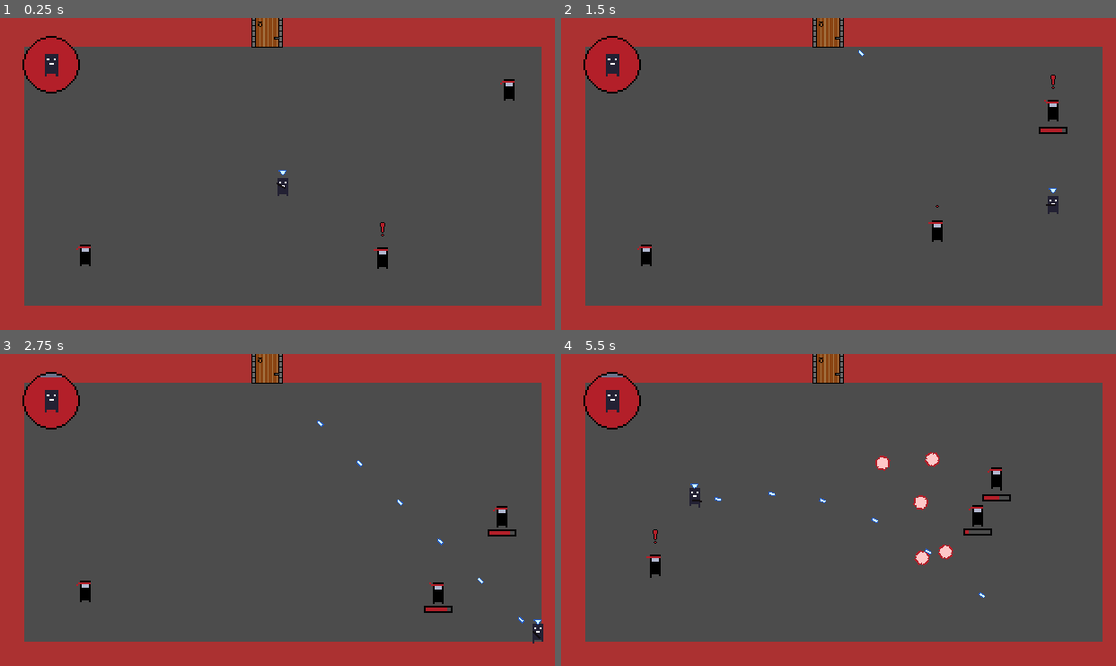
Above: before the commit, frames 1-4 (two rows, left to right).
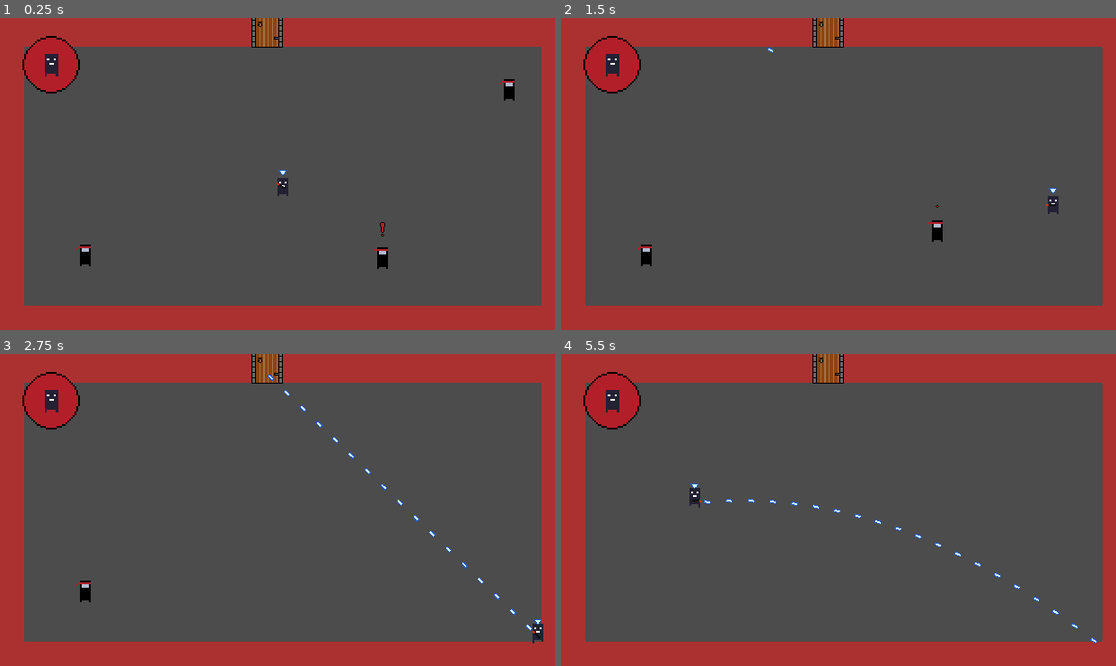
Above: after the commit, the same moments.

Repository: Mat12143/DreamOut
Game: Godot game, scene res://World.tscn
Same seed, same stepped clock (60 frames per second), same inputs: the game is played once before the commit and once after it.
Inputs (mouse positions are in pixels of both pictures, inside the frame that each line leads up to):
- Up to frame 1 (0.25 s): no input
- Up to frame 2 (1.5 s): tap Enter at 0.5, 0.8, 1.35 s; move the mouse to (971, 164) at 0.52 s; press the mouse at (971, 164) at 0.53 s; hold Right (ui_right) 0.53-1.28 s; move the mouse to (727, 195) at 1.27 s; release the mouse at (727, 195) at 1.28 s; hold Down (ui_down) from 1.28 s (still down)
- Up to frame 3 (2.75 s): click (166, 531) at 1.55 s; move the mouse to (338, 444) at 2.02 s; release Down (ui_down) at 2.03 s; press the mouse at (338, 444) at 2.03 s; hold Right (ui_right) from 2.03 s (still down); tap Enter at 2.3 s
- Up to frame 4 (5.5 s): move the mouse to (816, 581) at 2.77 s; release Right (ui_right) at 2.78 s; release the mouse at (816, 581) at 2.78 s; hold Up (ui_up) 2.78-3.53 s; tap Enter at 2.85, 3.8, 4.35, 5.3 s; click (816, 581) at 3.05 s; move the mouse to (1016, 563) at 3.52 s; press the mouse at (1016, 563) at 3.53 s; hold Left (ui_left) 3.53-5.03 s; tap Escape at 4.15 s; move the mouse to (672, 466) at 4.27 s; release the mouse at (672, 466) at 4.28 s; click (672, 466) at 4.55 s; move the mouse to (871, 516) at 5.02 s; press the mouse at (871, 516) at 5.03 s; hold Down (ui_down) from 5.03 s (still down)

The runs differ from the first frame. In frame 1, less than 0.1% of the frame differs, in the area x 49-51%, y 52-54%; in frame 2, 0.3%; in frame 3, 0.8%; in frame 4, 1.5%, in the area x 7-97%, y 6-93%.

Commit message:
Aggiunge LE ARMI, gli SPRITE per le armi, organizza meglio alcuni script e altro

Diff:
--- /dev/null
+++ b/ChatBox.tscn
@@ -0,0 +1,49 @@
+[gd_scene load_steps=3 format=2]
+
+[ext_resource path="res://scripts/ChatBox.gd" type="Script" id=1]
+[ext_resource path="res://sprites/theme_of_themes.tres" type="Theme" id=2]
+
+[node name="ChatBox" type="Control"]
+margin_left = 32.0
+margin_top = 104.0
+margin_right = 256.0
+margin_bottom = 216.0
+rect_scale = Vector2( 0.5, 0.5 )
+theme = ExtResource( 2 )
+script = ExtResource( 1 )
+__meta__ = {
+"_edit_group_": true,
+"_edit_use_anchors_": false
+}
+
+[node name="VBoxContainer" type="VBoxContainer" parent="."]
+margin_top = -16.0
+margin_right = 224.0
+margin_bottom = 112.0
+__meta__ = {
+"_edit_use_anchors_": false
+}
+
+[node name="ChatLog" type="RichTextLabel" parent="VBoxContainer"]
+margin_right = 224.0
+margin_bottom = 96.0
+size_flags_horizontal = 3
+size_flags_vertical = 3
+bbcode_enabled = true
+scroll_active = false
+scroll_following = true
+__meta__ = {
+"_edit_use_anchors_": false
+}
+
+[node name="LineEdit" type="LineEdit" parent="VBoxContainer"]
+margin_top = 100.0
+margin_right = 224.0
+margin_bottom = 128.0
+size_flags_horizontal = 3
+placeholder_text = "Yo we got chat in here :)"
+placeholder_alpha = 0.251
+
+[node name="ChatSweeper" type="Timer" parent="VBoxContainer"]
+
+[connection signal="text_entered" from="VBoxContainer/LineEdit" to="." method="_on_LineEdit_text_entered"]
--- a/World.tscn
+++ b/World.tscn
@@ -8,6 +8,7 @@
 [ext_resource path="res://sprites/PlayerPortrait.png" type="Texture" id=6]
 [ext_resource path="res://scripts/GlobalEventManager.gd" type="Script" id=7]
 [ext_resource path="res://scripts/HUD.gd" type="Script" id=8]
+[ext_resource path="res://scripts/saveManager.gd" type="Script" id=9]
 
 [node name="World" type="YSort"]
 
@@ -18,7 +19,6 @@
 position = Vector2( 160, 91 )
 acceleration = 650
 max_speed = 150
-friction = 1000
 
 [node name="AudioStreamPlayer" type="AudioStreamPlayer" parent="."]
 stream = ExtResource( 4 )
@@ -69,10 +69,14 @@
 [node name="GlobalEventManager" type="Node2D" parent="."]
 script = ExtResource( 7 )
 
+[node name="Node2D" type="Node2D" parent="."]
+script = ExtResource( 9 )
+
 [node name="Camera2D" type="Camera2D" parent="."]
 position = Vector2( 160, 90 )
 current = true
 
+[connection signal="messageEntered" from="GlobalEventManager" to="GlobalEventManager" method="_on_GlobalEventManager_messageEntered"]
 [connection signal="playerHit" from="GlobalEventManager" to="Player" method="_on_GlobalEventManager_playerHit"]
 [connection signal="playerHit" from="GlobalEventManager" to="HUD" method="_on_GlobalEventManager_playerHit"]
 [connection signal="upgradePickedUp" from="GlobalEventManager" to="GlobalEventManager" method="_on_GlobalEventManager_upgradePickedUp"]
--- a/scenes/Bullet.tscn
+++ b/scenes/Bullet.tscn
@@ -8,7 +8,6 @@
 
 [node name="Bullet" type="Area2D"]
 script = ExtResource( 2 )
-speed = 750
 
 [node name="Sprite" type="Sprite" parent="."]
 rotation = 1.5708
--- a/scenes/Player.tscn
+++ b/scenes/Player.tscn
@@ -3,7 +3,7 @@
 [ext_resource path="res://sprites/Player/giuratore_walk.png" type="Texture" id=1]
 [ext_resource path="res://scripts/Player.gd" type="Script" id=2]
 [ext_resource path="res://scenes/Bullet.tscn" type="PackedScene" id=3]
-[ext_resource path="res://sprites/Bullets/gun.png" type="Texture" id=4]
+[ext_resource path="res://sprites/Bullets/gunsheet.png" type="Texture" id=4]
 [ext_resource path="res://scripts/GunPoint.gd" type="Script" id=5]
 [ext_resource path="res://sfx/projectilehit.wav" type="AudioStream" id=6]
 [ext_resource path="res://sprites/Bullets/playerPointer.png" type="Texture" id=7]
@@ -46,6 +46,8 @@
 
 [node name="Player" type="KinematicBody2D" groups=["Player", "friendlyProjectilesPassThrough"]]
 script = ExtResource( 2 )
+acceleration = 0
+max_speed = 1
 fireDelay = 0.08
 Bullet = ExtResource( 3 )
 
@@ -65,10 +67,33 @@
 position = Vector2( 0, 3 )
 scale = Vector2( 0.5, 0.5 )
 texture = ExtResource( 4 )
+hframes = 6
 script = ExtResource( 5 )
 
 [node name="Position2D" type="Position2D" parent="Gun"]
+visible = false
 position = Vector2( 14, 0 )
+
+[node name="ShotGuns" type="Node2D" parent="Gun"]
+
+[node name="Position2D" type="Position2D" parent="Gun/ShotGuns"]
+position = Vector2( 16, -2 )
+
+[node name="Position2D2" type="Position2D" parent="Gun/ShotGuns"]
+position = Vector2( 16, 2 )
+rotation = 0.0872665
+
+[node name="Position2D3" type="Position2D" parent="Gun/ShotGuns"]
+position = Vector2( 16, 6 )
+rotation = 0.174533
+
+[node name="Position2D4" type="Position2D" parent="Gun/ShotGuns"]
+position = Vector2( 16, -6 )
+rotation = -0.0872665
+
+[node name="Position2D5" type="Position2D" parent="Gun/ShotGuns"]
+position = Vector2( 16, -10 )
+rotation = -0.174533
 
 [node name="FireDelayTimer" type="Timer" parent="."]
 one_shot = true
--- a/scenes/ais/BasicAI.tscn
+++ b/scenes/ais/BasicAI.tscn
@@ -8,7 +8,8 @@
 enum State {
 	PATROL,
 	ENGAGE,
-	SHOOT
+	SHOOT,
+	DEAD
 }
 
 signal state_changed(new_state)
@@ -48,6 +49,8 @@
 			if fireDelayTimer.is_stopped() and player != null and weapon != null:
 					fireDelayTimer.start(fireDelay) # - (0.1 * difficulty)
 					weapon.shoot(player)
+		State.DEAD:
+			pass
 		_:
 			print('unknown state!')
 
--- a/scenes/enemies/ninja.tscn
+++ b/scenes/enemies/ninja.tscn
@@ -6,26 +6,27 @@
 [ext_resource path="res://scenes/weapons/Fan3.tscn" type="PackedScene" id=4]
 [ext_resource path="res://sprites/healthRect.png" type="Texture" id=5]
 [ext_resource path="res://sfx/enemyHurt.wav" type="AudioStream" id=6]
-
-[sub_resource type="GDScript" id=2]
-script/source = "extends KinematicBody2D
-
-onready var AI = $AI
-onready var weapon = $Weapon
-export var maxHealth = 5
-var health = maxHealth
-
-func _ready():
-	AI.initialize(self, weapon)
-	$HPBar.value = 100
-
-func _process(delta):
-	if health < 0 or health == 0:
-		queue_free()
-"
+[ext_resource path="res://scripts/enemy.gd" type="Script" id=7]
 
 [sub_resource type="RectangleShape2D" id=1]
 extents = Vector2( 8, 8 )
+
+[sub_resource type="Animation" id=5]
+resource_name = "Death"
+tracks/0/type = "method"
+tracks/0/path = NodePath(".")
+tracks/0/interp = 1
+tracks/0/loop_wrap = true
+tracks/0/imported = false
+tracks/0/enabled = true
+tracks/0/keys = {
+"times": PoolRealArray( 0.2 ),
+"transitions": PoolRealArray( 1 ),
+"values": [ {
+"args": [ NodePath("") ],
+"method": "get_node"
+} ]
+}
 
 [sub_resource type="Animation" id=3]
 length = 0.001
@@ -59,7 +60,7 @@
 }
 
 [node name="Enemy" type="KinematicBody2D" groups=["mobs"]]
-script = SubResource( 2 )
+script = ExtResource( 7 )
 
 [node name="Sprite" type="Sprite" parent="."]
 texture = ExtResource( 1 )
@@ -73,6 +74,7 @@
 [node name="Weapon" parent="." instance=ExtResource( 4 )]
 
 [node name="AnimationPlayer" type="AnimationPlayer" parent="."]
+anims/Death = SubResource( 5 )
 anims/RESET = SubResource( 3 )
 anims/Walk = SubResource( 4 )
 
--- a/scenes/enemies/pyros_straight_from_hell.tscn
+++ b/scenes/enemies/pyros_straight_from_hell.tscn
@@ -5,30 +5,14 @@
 [ext_resource path="res://scenes/weapons/SupremeCalamitas.tscn" type="PackedScene" id=3]
 [ext_resource path="res://sprites/enemyBar.png" type="Texture" id=4]
 [ext_resource path="res://sprites/healthRect.png" type="Texture" id=5]
+[ext_resource path="res://scripts/enemy.gd" type="Script" id=6]
 [ext_resource path="res://sfx/enemyHurt.wav" type="AudioStream" id=7]
-
-[sub_resource type="GDScript" id=2]
-script/source = "extends KinematicBody2D
-
-onready var AI = $AI
-onready var weapon = $Weapon
-export var maxHealth = 100
-var health = maxHealth
-
-func _ready():
-	AI.initialize(self, weapon)
-	$HPBar.value = 100
-
-func _process(delta):
-	if health < 0 or health == 0:
-		queue_free()
-"
 
 [sub_resource type="RectangleShape2D" id=1]
 extents = Vector2( 8, 8 )
 
 [node name="Enemy" type="KinematicBody2D" groups=["mobs"]]
-script = SubResource( 2 )
+script = ExtResource( 6 )
 
 [node name="Sprite" type="Sprite" parent="."]
 scale = Vector2( 0.05, 0.05 )
--- a/scenes/enemies/trainingDummy.tscn
+++ b/scenes/enemies/trainingDummy.tscn
@@ -6,23 +6,7 @@
 [ext_resource path="res://scenes/ais/StaticAI.tscn" type="PackedScene" id=4]
 [ext_resource path="res://sprites/healthRect.png" type="Texture" id=5]
 [ext_resource path="res://sfx/enemyHurt.wav" type="AudioStream" id=6]
-
-[sub_resource type="GDScript" id=2]
-script/source = "extends KinematicBody2D
-
-onready var AI = $AI
-onready var weapon = $Weapon
-export var maxHealth = 5
-onready var health = maxHealth
-
-func _ready():
-	AI.initialize(self, weapon)
-	$HPBar.value = 100
-
-func _process(delta):
-	if health < 0 or health == 0:
-		queue_free()
-"
+[ext_resource path="res://scripts/enemy.gd" type="Script" id=7]
 
 [sub_resource type="RectangleShape2D" id=1]
 extents = Vector2( 8, 8 )
@@ -59,8 +43,7 @@
 }
 
 [node name="Enemy" type="KinematicBody2D" groups=["mobs"]]
-script = SubResource( 2 )
-maxHealth = 999999
+script = ExtResource( 7 )
 
 [node name="Sprite" type="Sprite" parent="."]
 texture = ExtResource( 1 )
--- a/scripts/Bullet.gd
+++ b/scripts/Bullet.gd
@@ -2,15 +2,22 @@
 
 export var speed = 1000
 var damage = 1
+var bulletType = false
 
 func _physics_process(delta):
 		position += transform.x * speed * delta
+
+func initialize(newDamage, newSpeed, newType):
+	damage = newDamage
+	speed = newSpeed
+	bulletType = newType
 
 func _on_Bullet_body_entered(body):
 
 		if body.is_in_group("mobs"):
 			if body.get_node("IFrameTimer").is_stopped():
-				body.get_node("IFrameTimer").start(0.1)
+				if bulletType != 2: # 2 = shotgun
+					body.get_node("IFrameTimer").start(0.1)
 				body.health -= damage
 				body.get_node("HPBar").show()
 				body.get_node("HPBar").value = (float(body.health) / body.maxHealth * 100)
@@ -24,4 +31,6 @@
 #		print(body.is_in_group("friendlyProjectilesPassThrough"))
 		if !body.is_in_group('friendlyProjectilesPassThrough'):
 #			$WallSound.play(0.0)
+			if bulletType == 4: # RPG
+				print("fai finta che sono esploso")
 			queue_free()
--- /dev/null
+++ b/scripts/ChatBox.gd
@@ -0,0 +1,37 @@
+extends Control
+
+onready var chatLog = get_node("VBoxContainer/ChatLog")
+onready var inputField = get_node("VBoxContainer/LineEdit")
+
+
+func _ready():
+	inputField.hide()
+
+func _input(event):
+	if event is InputEventKey:
+		if event.pressed and event.scancode == KEY_ENTER:
+			inputField.grab_focus()
+			inputField.show()
+			chatLog.show()
+			$VBoxContainer/ChatSweeper.start(10)
+		elif event.pressed and event.scancode == KEY_ESCAPE:
+			inputField.release_focus()
+			inputField.hide()
+
+
+func _on_LineEdit_text_entered(new_text):
+	if (new_text != ''):
+		print(new_text)
+		inputField.text = ''
+		get_tree().current_scene.get_node("GlobalEventManager").emit_signal("messageEntered", "Player", new_text)
+		inputField.release_focus()
+		inputField.hide()
+
+func _process(delta):
+	if $VBoxContainer/ChatSweeper.is_stopped():
+		chatLog.hide()
+		print("GIUR")
+
+
+func _on_GlobalEventManager_messageEntered():
+	$VBoxContainer/ChatSweeper.start(10)
--- a/scripts/GlobalEventManager.gd
+++ b/scripts/GlobalEventManager.gd
@@ -2,6 +2,7 @@
 
 signal playerHit
 signal upgradePickedUp
+signal messageEntered
 
 
 func _on_GlobalEventManager_upgradePickedUp(key, value):
@@ -9,3 +10,7 @@
 		"youSelected": key,
 		"howMuch": value
 	})
+
+
+func _on_GlobalEventManager_messageEntered(author, text):
+	get_tree().current_scene.get_node("HUD/ChatBox/VBoxContainer/ChatLog").bbcode_text += "\n[%s] %s" % [author, text]
--- a/scripts/HUD.gd
+++ b/scripts/HUD.gd
@@ -1,7 +1,5 @@
 extends CanvasLayer
 
 func _on_GlobalEventManager_playerHit(damage):
-	print('ASDDS')
 	var body = get_parent().get_node("Player")
-	print('ASDAS')
 	$PortraitAndHealth/Portrait/HPBar.value = (float(body.health) / body.maxHealth * 100)
--- a/scripts/Player.gd
+++ b/scripts/Player.gd
@@ -9,21 +9,73 @@
 var health = maxHealth
 onready var fireDelayTimer = $FireDelayTimer
 onready var rollDelayTimer = $RollDelayTimer
-#onready var IFrameTimer = $IFrameTimer
 
+enum Guns {
+	SMG, # 0
+	PISTOL, # 1
+	SHOTGUN, # 2
+	ROCKET, # 3
+	RIFLE, # 4
+	PYROS # 5, dev only
+}
 export (PackedScene) var Bullet
+
+var data = { # Questo verra' salvato
+	"damage": 0,
+	"fireRate": 0,
+	"projSpeed": 0,
+	"charSpeed": 0,
+	"autoFire": true,
+	"selectedGun": Guns.PYROS, # Viene salvato come numero (ENUM GUNS)
+	"name": "Player"
+}
+
+func _ready():
+	match data.selectedGun:
+		Guns.SMG:
+			data.damage = 1
+			data.fireRate = 0.2
+			data.projSpeed = 500
+		Guns.PISTOL:
+			data.damage = 0.5
+			data.fireRate = 0.00001
+			data.projSpeed = 500
+			data.autoFire = false
+		Guns.SHOTGUN:
+			data.damage = 0.7
+			data.fireRate = 1
+			data.projSpeed = 500
+		Guns.RIFLE:
+			data.damage = 4
+			data.fireRate = 1.5
+			data.projSpeed = 1500
+		Guns.PYROS:
+			data.damage = 100
+			data.fireRate = 0.000000001
+			data.projSpeed = 1500
+		_:
+			print("NO GUN FOUND")
+	$Gun.frame = data.selectedGun
+
+#		data.charSpeed
 
 var velocity = Vector2.ZERO
 onready var animationPlayer = $AnimationPlayer
 
 func shoot():
-	var b = Bullet.instance()
-	owner.add_child(b)
-	b.transform = $Gun/Position2D.global_transform
-#	print()
-#	b.rotation += rand_range(0.2, -0.2)
-	$ShootSound.play()
-
+	if data.selectedGun != Guns.SHOTGUN:
+		var b = Bullet.instance()
+		b.initialize(data.damage, data.projSpeed, data.selectedGun)
+		get_tree().current_scene.add_child(b)
+		b.transform = $Gun/Position2D.global_transform
+		$ShootSound.play()
+	else:
+		for i in $Gun/ShotGuns.get_children():
+			var b = Bullet.instance()
+			b.initialize(data.damage, data.projSpeed, data.selectedGun)
+			get_tree().current_scene.add_child(b)
+			b.transform = i.global_transform
+		$ShootSound.play()
 
 func _physics_process(delta):
 #	print(position)
@@ -40,13 +92,12 @@
 
 	velocity = move_and_slide(velocity)
 
-	if Input.is_action_pressed("shoot") and fireDelayTimer.is_stopped():
-		fireDelayTimer.start(fireDelay)
+	var pressedShoot = Input.is_action_pressed("shoot") if data.autoFire else Input.is_action_just_pressed("shoot")
+	if pressedShoot and fireDelayTimer.is_stopped():
+		fireDelayTimer.start(data.fireRate)
 		shoot()
 
-
 func _on_GlobalEventManager_playerHit(damage):
-	print("Check IFrame...")
 	if $IFrameTimer.is_stopped():
 		$IFrameTimer.start(0.5)
 		health -= damage
@@ -57,4 +108,3 @@
 				hide()
 			else:
 				show()
-		print('HIT')
--- /dev/null
+++ b/scripts/enemy.gd
@@ -0,0 +1,16 @@
+extends KinematicBody2D
+
+onready var AI = $AI
+onready var weapon = $Weapon
+export var maxHealth = 5
+onready var health = maxHealth
+
+func _ready():
+	AI.initialize(self, weapon)
+	$HPBar.value = 100
+
+func _process(delta):
+	if health < 0 or health == 0:
+#		$AI.state = 3
+		queue_free()
+		# TODO Cambia allo stato DEAD e far partire animazione e suono di morte e tutto
--- /dev/null
+++ b/scripts/saveManager.gd
@@ -0,0 +1,5 @@
+extends Node2D
+
+
+func _ready():
+	pass
Not shown: 1 places in World.tscn that only renumber resources
Not shown: 1 places in scenes/enemies/ninja.tscn that only renumber resources
Renamed: sprites/Bullets/gun.png -> sprites/Archives/gun.png
Not shown, added: sprites/Archives/gun.png.import
Binary file added: sprites/Archives/pistol.png
Not shown, added: sprites/Archives/pistol.png.import
Binary file added: sprites/Archives/pyros.png
Not shown, added: sprites/Archives/pyros.png.import
Binary file added: sprites/Archives/rifle.png
Not shown, added: sprites/Archives/rifle.png.import
Binary file added: sprites/Archives/rpg.png
Not shown, changed: sprites/Archives/rpg.png.import
(and 6 more such lines)
